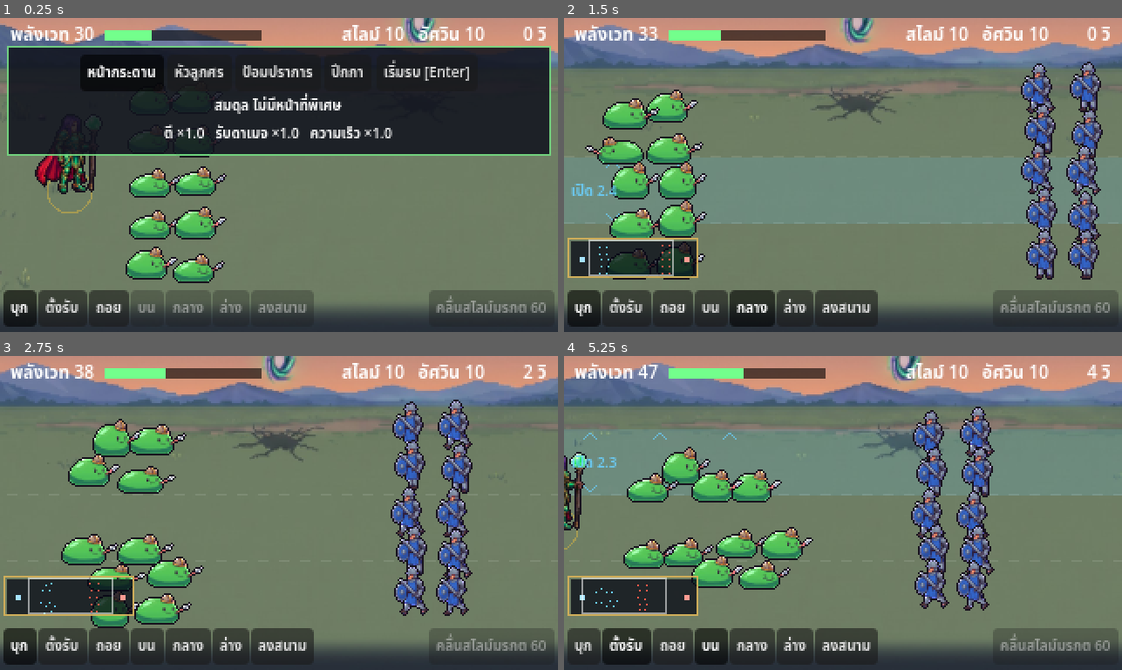
Above: before the commit, frames 1-4 (two rows, left to right).
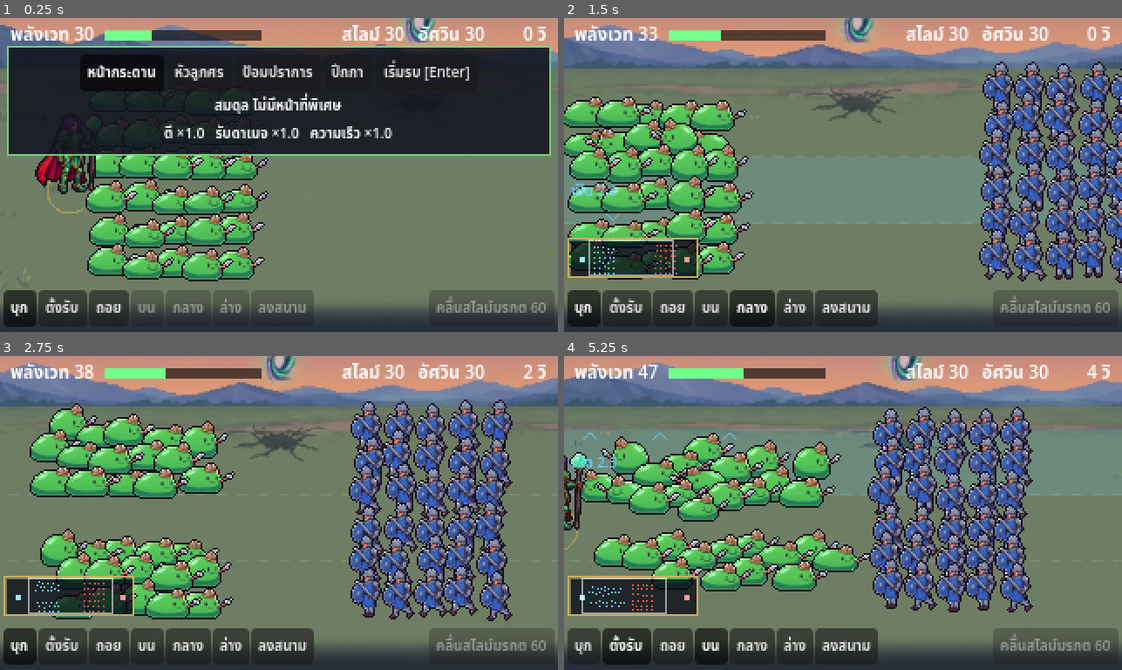
Above: after the commit, the same moments.

Repository: tomorrow-writer/GateFall
Game: Godot game, scene res://scenes/Battle.tscn
The game is run twice, just before and just after one commit, with the same random seed, the same clock (stepped at 60 frames per second) and the same inputs.
Inputs (mouse positions are in pixels of both pictures, inside the frame that each line leads up to):
- Up to frame 1 (0.25 s): no input
- Up to frame 2 (1.5 s): click "เริ่มรบ [Enter]" at 0.5 s; tap Enter at 1.25, 1.35 s; move the mouse to (965, 159) at 1.27 s; hold Up from 1.28 s (still down); click (965, 159) at 1.42 s
- Up to frame 3 (2.75 s): tap Space at 1.52 s; release Up at 2 s; drag from (167, 528) to (251, 575) at 2.02 s
- Up to frame 4 (5.25 s): move the mouse to (898, 443) at 2.77 s; hold Up 2.78-3.5 s; tap 3 at 2.85 s; drag from (815, 575) to (675, 465) at 3.52 s; move the mouse to (1010, 560) at 4.27 s; hold A 4.28-5 s; tap 2 at 4.35 s; tap Space at 4.52 s; drag from (675, 465) to (759, 434) at 5.02 s

The runs differ from the first frame. In frame 1, 10% of the frame differs, in the area x 15-85%, y 2-85%; in frame 2, 27%; in frame 3, 29%, in the area x 5-92%, y 2-87%; in frame 4, 29%.

Commit message:
Armies of 30 a side, rebalanced so the mirror match is even again
DF battles are crowds, so each side now fields 30 troops instead of 10.
Each troop has 1/3 of the old HP and attack so an army weighs the same;
radii shrank so the crowd packs closer; new 30-spot layouts for line,
wedge and square (crescent's arc scales by itself); AI unit-count
thresholds x3.

Specials gain an optional damage_general: troops take the 1/3 damage,
generals still take the old full hit (wave 10, cavalry 20).

With 30 a side luck averages out and the stronger side always wins: the
straight 1/3 conversion (slime atk 2.17) won 100% / 1%. Slime atk tuned
to 1.5 by sims (1.4 / 1.5 / 1.55 / 1.6 / 1.8 tried). Mirror line+charge,
200 runs, player vs AI: slime 50.0%, knight 48.5% (main was 79.5% / 15.5%).

Troop HP bars now only show for 1.2 s after a hit; 60 bars were noise.

Co-Authored-By: Claude Opus 5.5 <noreply@anthropic.com>
Claude-Session: https://claude.ai/code/session_01XNNexssz8kQMrfeNMHDrPN

Diff:
--- a/gate-fall-game/data/battle_config.json
+++ b/gate-fall-game/data/battle_config.json
@@ -51,11 +51,12 @@
   "_general_charge_note": "General fights at the front: +mp_on_hit MP per hit it lands, specials launch from where it s …(523 unchanged characters)…
   "general_charge": { "label": "แม่ทัพลงสนาม", "mp_on_hit": 8, "front_take": 1.5, "channel_take": 1.25, "return_spd_mult": 0.8 },
 
+  "_army_size_note": "DF-style crowds: 30 troops a side (was 10). Troop hp/atk are 1/3 of the 10-troop values (knight 64/7 -> 21.33/2.33; slime 48 -> 16) so an army weighs the same, radii shrank so the crowd packs closer, specials do damage to troops and damage_general to generals (the old full values), AI unit-count thresholds x3. Slime atk retuned to 1.5 (the old 6.5/3 = 2.17 won ~100%: with 30 a side luck averages out and the stronger side always wins). Mirror line+charge, 200 runs, player vs AI: slime 50.0%, knight 48.5%.",
   "units": {
     "slime_big": {
       "kind": "big",
-      "hp": 48, "atk": 6.5, "cd": 1.0, "spd": 28,
-      "reach": 25, "radius": 11,
+      "hp": 16, "atk": 1.5, "cd": 1.0, "spd": 28,
+      "reach": 25, "radius": 8,
       "split": {
         "into": "slime_mini",
         "count": 2,
@@ -72,12 +73,12 @@
       "strength_pct": 26,
       "cd_mult": 0.8,
       "spd_mult": 1.25,
-      "reach": 19, "radius": 7
+      "reach": 19, "radius": 5
     },
     "knight": {
       "kind": "knight",
-      "hp": 64, "atk": 7, "cd": 1.1, "spd": 24,
-      "reach": 25, "radius": 10
+      "hp": 21.33, "atk": 2.33, "cd": 1.1, "spd": 24,
+      "reach": 25, "radius": 8
     },
     "_generals_note": "Generals start at general_spot behind their army and stay there (hitting only enemies that reach …(790 unchanged characters)…
     "general_slime": {
@@ -110,19 +111,19 @@
       "label": "หน้ากระดาน",
       "role": "สมดุล ไม่มีหน้าที่พิเศษ",
       "atk": 1, "take": 1, "spd": 1,
-      "layout": { "type": "spots", "spots": [[84,128],[84,152],[84,176],[84,200],[84,224],[110,128],[110,152],[110,176],[110,200],[110,224]] }
+      "layout": { "type": "spots", "spots": [[134,128],[134,147],[134,166],[134,185],[134,204],[134,223],[116,128],[116,147],[116,166],[116,185],[116,204],[116,223],[98,128],[98,147],[98,166],[98,185],[98,204],[98,223],[80,128],[80,147],[80,166],[80,185],[80,204],[80,223],[62,128],[62,147],[62,166],[62,185],[62,204],[62,223]] }
     },
     "wedge": {
       "label": "หัวลูกศร",
       "role": "เจาะ: พุ่งหาแม่ทัพศัตรู",
       "atk": 1.12, "take": 1.1, "spd": 1.1, "general_pull": 0.3,
-      "layout": { "type": "spots", "spots": [[150,178],[126,165],[126,191],[102,152],[102,178],[102,204],[78,139],[78,165],[78,191],[78,217]] }
+      "layout": { "type": "spots", "spots": [[158,178],[142,170],[142,186],[126,162],[126,178],[126,194],[110,154],[110,170],[110,186],[110,202],[94,146],[94,162],[94,178],[94,194],[94,210],[78,130],[78,146],[78,162],[78,178],[78,194],[78,210],[78,226],[62,122],[62,138],[62,154],[62,170],[62,186],[62,202],[62,218],[62,234]] }
     },
     "square": {
       "label": "ป้อมปราการ",
       "role": "คุ้มกัน: ไม่ห่างแม่ทัพเกิน 80",
       "atk": 1, "take": 0.86, "spd": 0.75, "leash": 80,
-      "layout": { "type": "spots", "spots": [[92,146],[114,146],[136,146],[92,168],[114,168],[136,168],[92,190],[114,190],[136,190],[92,212]] }
+      "layout": { "type": "spots", "spots": [[156,140],[156,158],[156,176],[156,194],[156,212],[140,140],[140,158],[140,176],[140,194],[140,212],[124,140],[124,158],[124,176],[124,194],[124,212],[108,140],[108,158],[108,176],[108,194],[108,212],[92,140],[92,158],[92,176],[92,194],[92,212],[76,140],[76,158],[76,176],[76,194],[76,212]] }
     },
     "crescent": {
       "label": "ปีกกา",
@@ -132,14 +133,15 @@
     }
   },
 
-  "_specials_note": "Casting pays MP, then telegraph s of war …(516 unchanged characters)…
+  "_specials_note": "damage = per troop hit, damage_general (optional) = per general hit. Casting pays MP, then telegraph s of war …(516 unchanged characters)…
   "specials": {
     "emerald_slime_wave": {
       "label": "คลื่นสไลม์มรกต",
       "type": "wave",
       "color": "73ff8c",
       "mp_cost": 60,
-      "damage": 10,
+      "damage": 3.33,
+      "damage_general": 10,
       "lanes": 0,
       "telegraph": 1.75,
       "launch_offset": 12,
@@ -158,7 +160,8 @@
       "type": "charge",
       "color": "f0c060",
       "mp_cost": 65,
-      "damage": 20,
+      "damage": 6.67,
+      "damage_general": 20,
       "lanes": 1,
       "telegraph": 1.75,
       "launch_offset": 12,
@@ -185,12 +188,12 @@
     "danger_weight": 3,
     "reaction_time": 0.6,
     "dodge_skill": 0.85,
-    "dodge_min_units": 3,
+    "dodge_min_units": 9,
     "full_response": "hold",
     "charge_after": 4,
     "charge_hp": 0.7,
     "charge_adv": 1.5,
-    "charge_max_enemy_troops": 3,
+    "charge_max_enemy_troops": 9,
     "return_adv": 0.7,
     "duel_retreat_ratio": 1.5
   },
@@ -221,7 +224,7 @@
       "name": "slime",
       "label": "สไลม์",
       "unit": "slime_big",
-      "count": 10,
+      "count": 30,
       "facing": 1,
       "spawn_jitter": [3, 3],
       "formation": "line",
@@ -237,7 +240,7 @@
       "name": "human",
       "label": "อัศวิน",
       "unit": "knight",
-      "count": 10,
+      "count": 30,
       "facing": -1,
       "spawn_jitter": [4, 4],
       "formation": "line",
--- a/gate-fall-game/scripts/battle/BattleSim.gd
+++ b/gate-fall-game/scripts/battle/BattleSim.gd
@@ -602,9 +602,13 @@
 
 
 ## Damage a special does to u when its front has travelled `travelled` px.
+## Generals take damage_general when set (troops are many and small, generals
+## are one big unit, so the two are tuned apart), else damage.
 func special_damage(s: Army, u: Unit, travelled: float) -> float:
 	var sp := s.special
 	var dmg := float(sp.damage)
+	if u.is_general and sp.has("damage_general"):
+		dmg = float(sp.damage_general)
 	var rng_px := float(sp.get("range", 0))
 	if rng_px > 0.0:
 		var k := clampf(travelled / rng_px, 0.0, 1.0)
--- a/gate-fall-game/scripts/battle/BattleView.gd
+++ b/gate-fall-game/scripts/battle/BattleView.gd
@@ -35,6 +35,10 @@
 var _prev := {}  # unit id -> Vector2 position at the previous step
 var _died_at := {}  # unit id -> view clock when it died
 var _born_at := {}  # unit id -> view clock when it split off
+var _hurt_at := {}  # unit id -> view clock when it was last hit (troop HP bars show briefly)
+## Troop HP bars only show for this long after a hit: with armies of 30 a bar
+## over every soldier is noise (DF shows none); a short one marks who is hurt.
+const HURT_BAR_TIME := 1.2
 var _fx: Array = []  # {kind, pos, t0, dur}
 var _clock := 0.0
 var _flash := 0.0  # full-screen flash when a special is cast
@@ -79,6 +83,7 @@
 	_facing.clear()
 	_died_at.clear()
 	_born_at.clear()
+	_hurt_at.clear()
 	_fx.clear()
 	_duel_t0 = -1.0
 	_duel_nums.clear()
@@ -128,8 +133,10 @@
 	for e in events:
 		match e.type:
 			"hit":
+				_hurt_at[e.id] = _clock
 				_fx.append({"kind": "spark", "pos": Vector2(e.x, e.y - 8), "t0": _clock, "dur": 0.2})
 			"wavehit":
+				_hurt_at[e.id] = _clock
 				var by = sim.get_side(e.get("by", ""))
 				var hit_id := _special_fx(by, "hit")
 				if hit_id != "":
@@ -476,7 +483,7 @@
 				_draw_general(u, p, fade, flash)
 			_:
 				_draw_knight(u, p, fade, flash)
-	if u.alive and u.hp < u.max_hp and not u.is_general:
+	if u.alive and u.hp < u.max_hp and not u.is_general and _clock - _hurt_at.get(u.id, -99.0) < HURT_BAR_TIME:
 		var w := 14.0 if u.kind != "mini" else 9.0
 		var bar_y := -26.0 if u.kind == "knight" else (-20.0 if u.kind == "big" else -14.0)
 		if _sprites.has(u.type_id):
